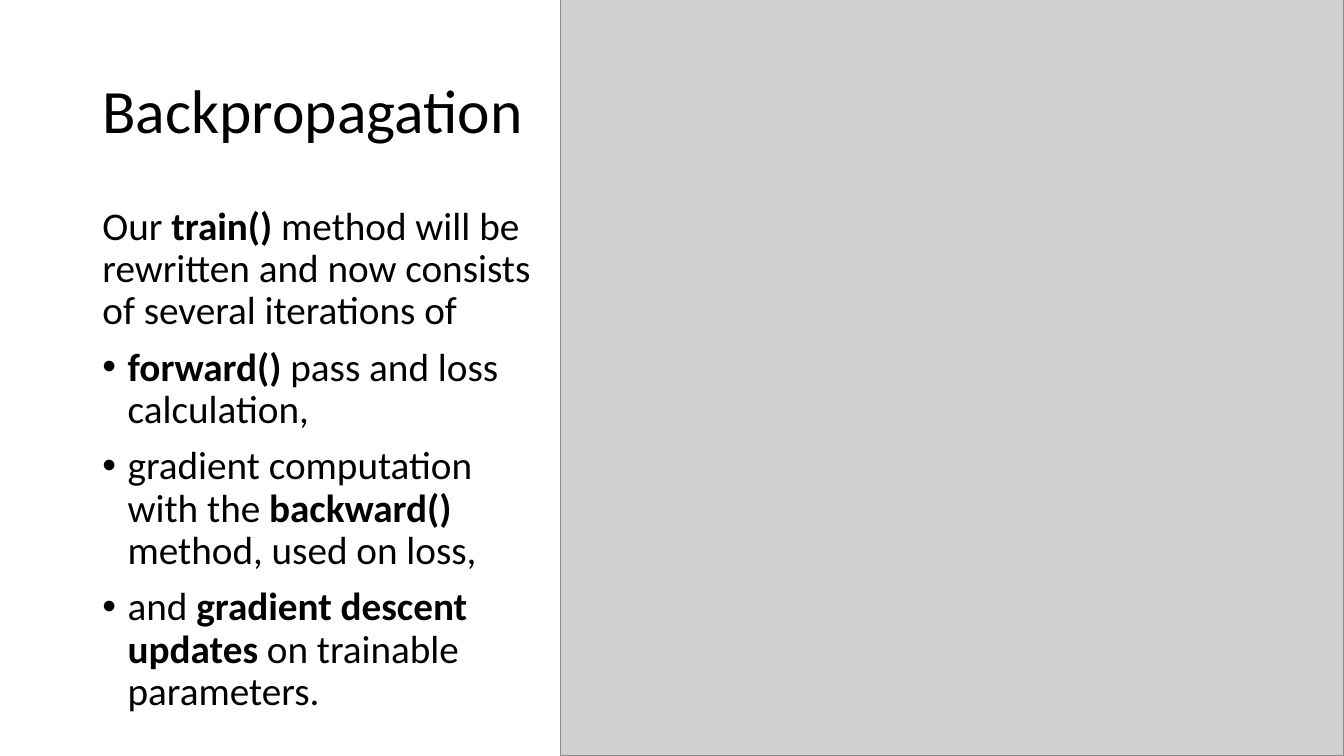
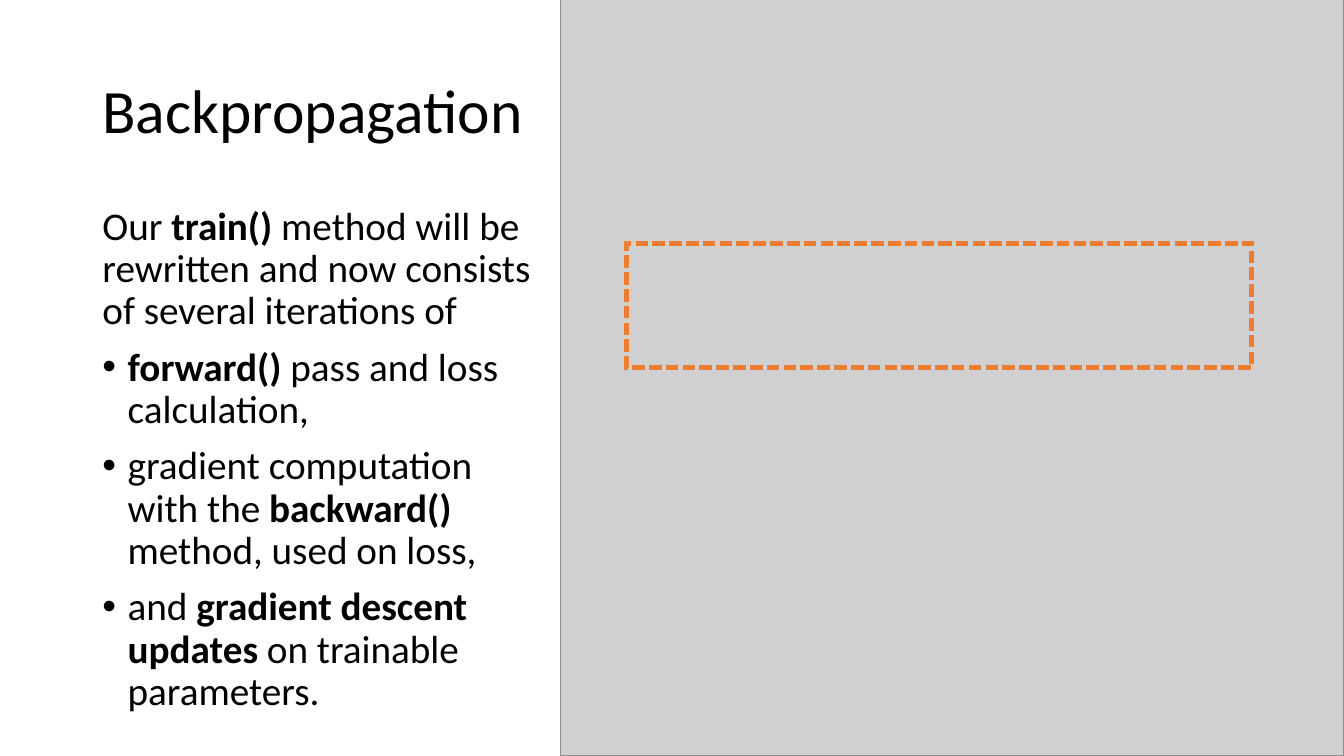
Before and after one commit to matthieudemari/SUTD_DL_50_039, a slide deck: slide 15 of W3/2. W3S2 final/W3S2.pptx. Drawn at 1344x756 pixels with LibreOffice and Linux fonts; fonts in the diff are those of the drawing; grey boxes stand for pictures. Boxes give left, top, right and bottom in pixels: in the first picture for what was removed or moved away, otherwise in the second. Text is boxed around its words. In the diff, an @@ line names an element or a change of style, - is before the commit and + after.

```diff
--- a/W3/2. W3S2 final/W3S2.pptx
+++ b/W3/2. W3S2 final/W3S2.pptx
@@ rectangle added at box(627, 243, 1252, 367), outline #ED7D31 3 pt dashed @@
```
Also in this commit, not shown: 5 other files.
